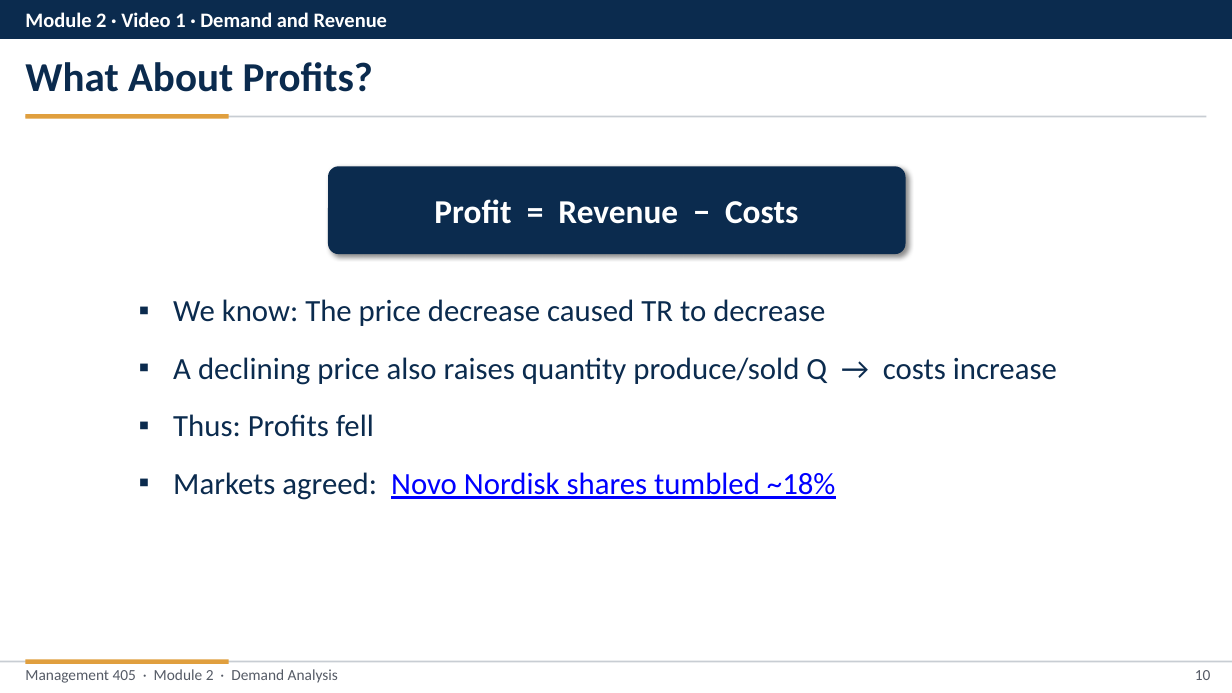
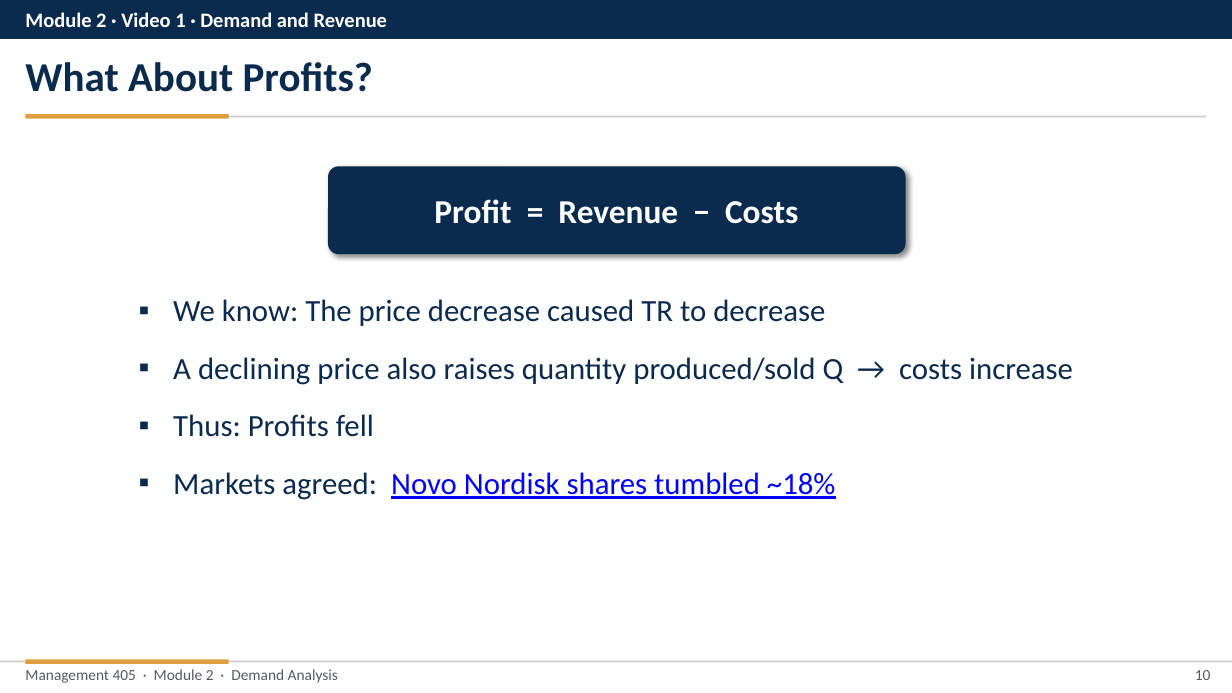
Before and after one commit to nvoigtla/Teaching, a slide deck: slide 10 of 405 Slide Revisions 2026/Module 2/Videos Final/Module 2 - Video 1 - Elasticity and Revenue.pptx. Drawn at 1232x693 pixels with LibreOffice and Linux fonts; fonts in the diff are those of the drawing. Boxes give left, top, right and bottom in pixels: in the first picture for what was removed or moved away, otherwise in the second. Text is boxed around its words. In the diff, an @@ line names an element or a change of style, - is before the commit and + after.

```diff
--- a/405 Slide Revisions 2026/Module 2/Videos Final/Module 2 - Video 1 - Elasticity and Revenue.pptx
+++ b/405 Slide Revisions 2026/Module 2/Videos Final/Module 2 - Video 1 - Elasticity and Revenue.pptx
@@ text at (173, 357, 1073, 385): text changed @@
-▪ A declining price also raises quantity produce/sold Q → costs increase
+▪ A declining price also raises quantity produced/sold Q → costs increase
```
Also in this commit, not shown: 1 other slide changed, 22 other files.
